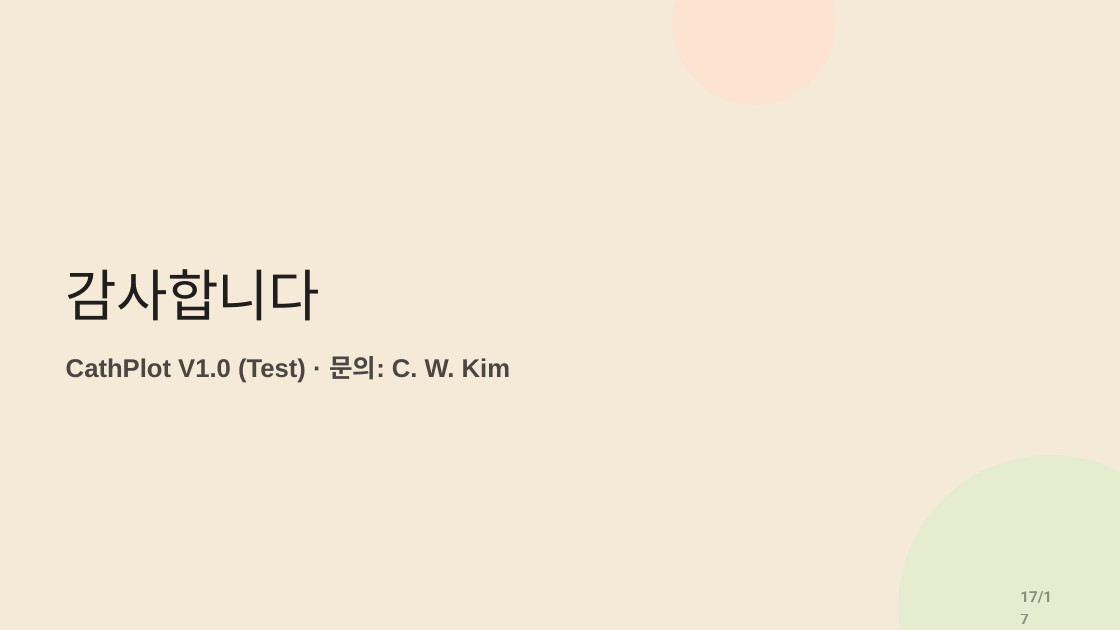
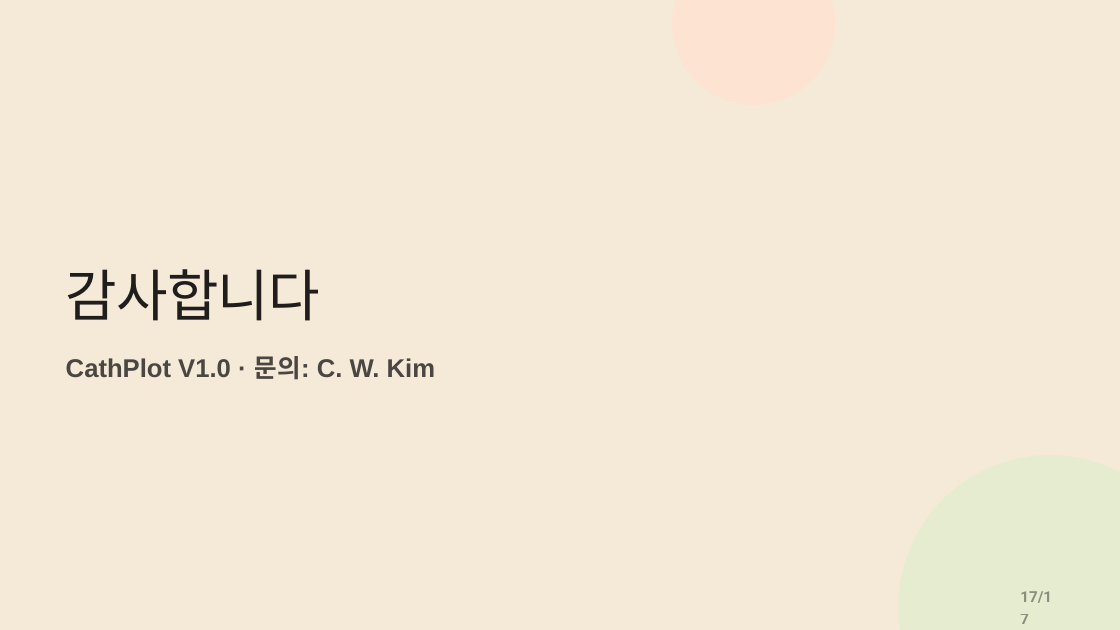
Before and after one commit to CWKIM113/CathPlot_Pub, a slide deck: slide 17 of CathPlot_Deck.pptx. Drawn at 1120x630 pixels with LibreOffice and Linux fonts; fonts in the diff are those of the drawing. Boxes give left, top, right and bottom in pixels: in the first picture for what was removed or moved away, otherwise in the second. Text is boxed around its words. In the diff, an @@ line names an element or a change of style, - is before the commit and + after.

```diff
--- a/CathPlot_Deck.pptx
+++ b/CathPlot_Deck.pptx
@@ text at (66,356,435,380): text changed @@
-CathPlot V1.0 (Test) · 문의: C. W. Kim
+CathPlot V1.0 · 문의: C. W. Kim
```
Also in this commit, not shown: 3 other slides changed, 2 other files.
